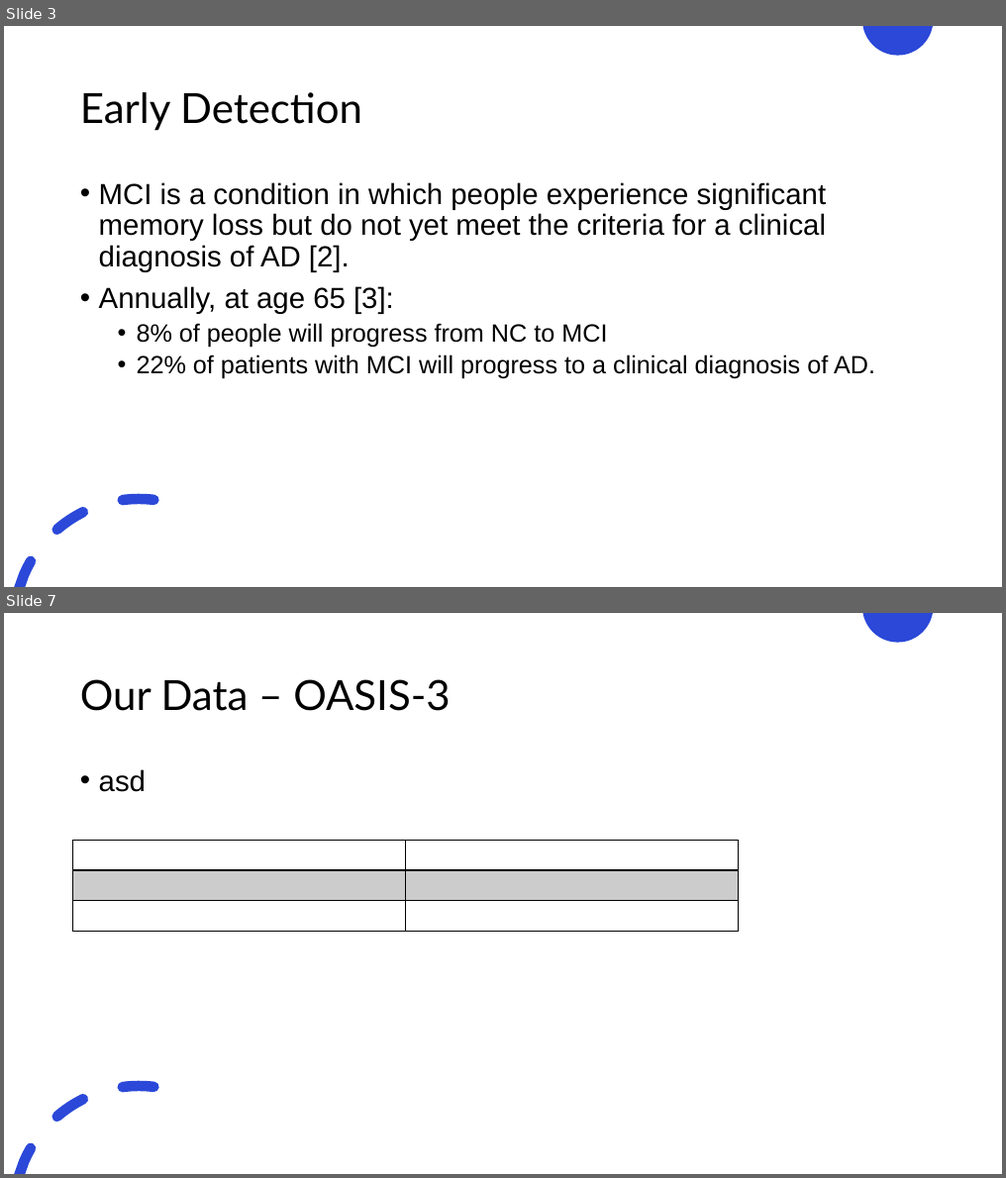
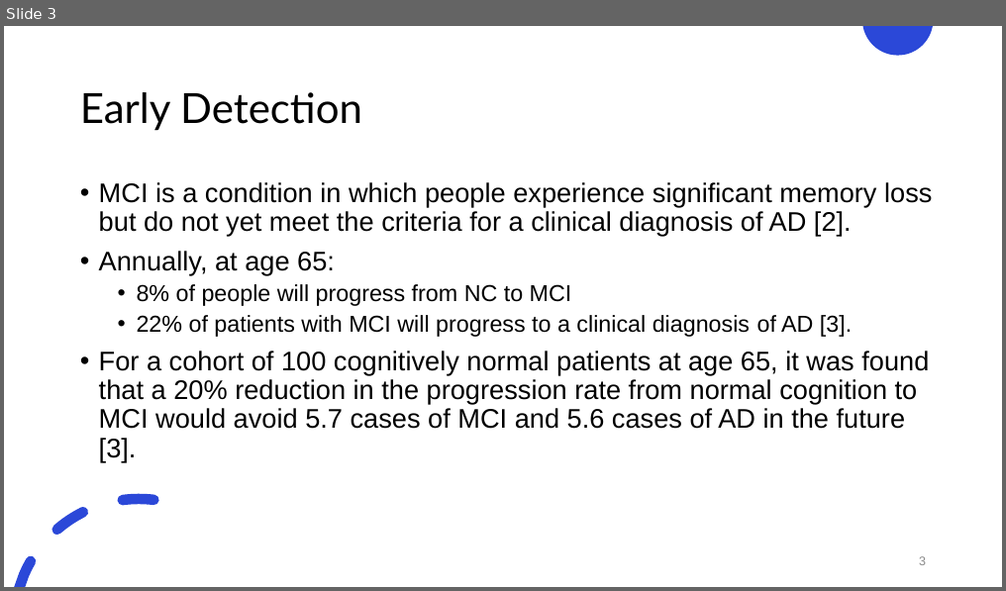
Before and after one commit to justin-bardwell/JB_AD, a slide deck: 21961992_Seminar.pptx. Shown one above the other, each under a label of ours: slides 3 and 7 before the commit, slide 3 after it; the slides between them are not shown. The pictures are 1006x1178 and 1006x591 pixels, drawn with LibreOffice and Linux fonts; fonts in the diff are those of the drawing. Boxes give left, top, right and bottom in pixels: in the first picture for what was removed or moved away, otherwise in the second. Text is boxed around its words. In the diff, an @@ line names an element or a change of style, - is before the commit and + after.

```diff
--- a/21961992_Seminar.pptx
+++ b/21961992_Seminar.pptx
@@ slide 7 removed at box(4, 613, 1002, 1174), background #FFFFFF; not listed: 2 template elements that a slide beside it also shows @@
@@ title removed at box(80, 679, 450, 711) @@
-Our Data – OASIS-3
@@ text removed at box(99, 769, 146, 792) @@
-• asd
@@ table removed at box(73, 841, 738, 932), 3 rows, 2 columns @@
- | 
- | 
- | 
@@ slide 3 changed as well @@
@@ text at box(99, 182, 932, 306): size 28 to 25.9 pt in "MCI is a condition in which people ..."; size 24 to 22.2 pt in "8% of people will progress from NC ..." @@
@@ text at box(99, 251, 335, 275): text changed; size 28 to 25.9 pt @@
-• Annually, at age 65 [3]:
+• Annually, at age 65:
@@ text at box(99, 315, 929, 463): text changed; size 24 to 25.9 pt @@
-  • 22% of patients with MCI will progress to a clinical diagnosis of AD.
+  • 22% of patients with MCI will progress to a clinical diagnosis of AD [3].
+• For a cohort of 100 cognitively normal patients at age 65, it was found that a 20% reduction in the progression rate from normal cognition to MCI would avoid 5.7 cases of MCI and 5.6 cases of AD in the future [3].
@@ page number added at box(919, 557, 926, 566), 12 pt, text #8C8C8C @@
+3
```
Also in this commit, not shown: 10 other slides changed, 7 slides added, 4 other slides removed, 1 other file.
